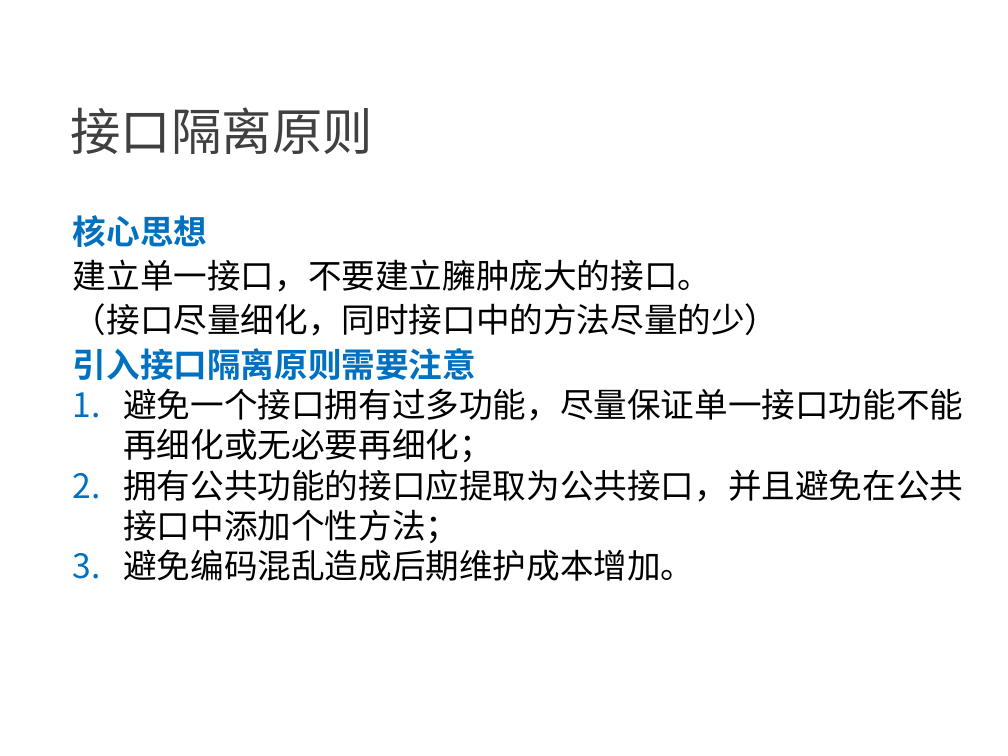
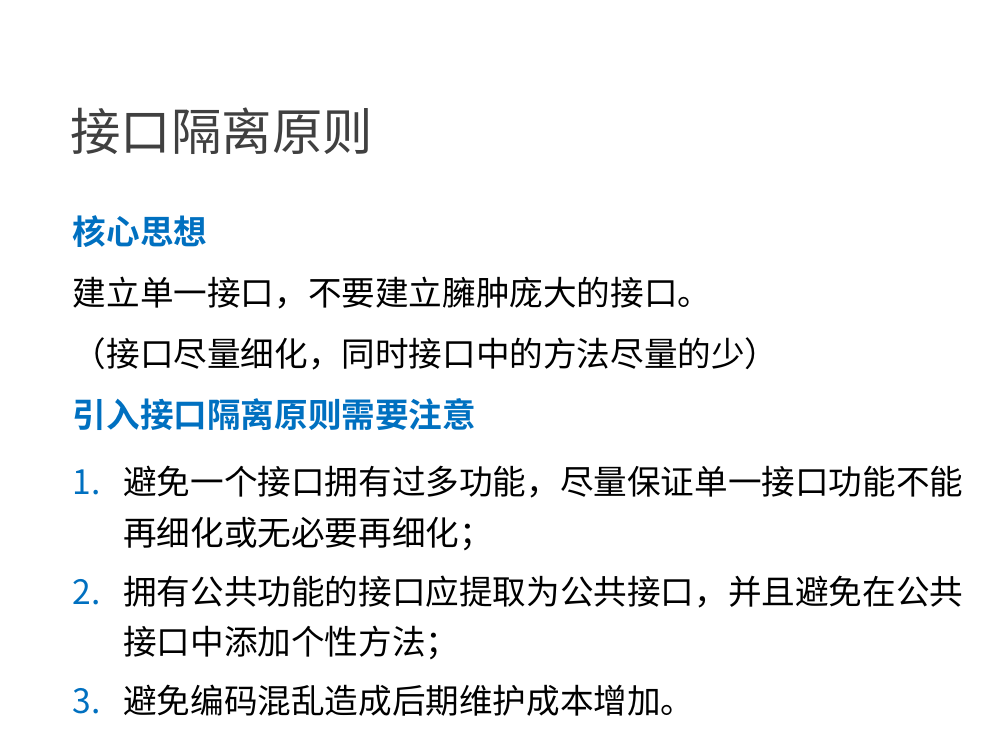
Before and after one commit to NewGr8Player/My-PPT, a slide deck: slide 26 of Design pattern/23种设计模式详解.pptx. Drawn at 1008x756 pixels with LibreOffice and Linux fonts; fonts in the diff are those of the drawing. Boxes give left, top, right and bottom in pixels: in the first picture for what was removed or moved away, otherwise in the second. Text is boxed around its words. In the diff, an @@ line names an element or a change of style, - is before the commit and + after.

```diff
--- a/Design pattern/23种设计模式详解.pptx
+++ b/Design pattern/23种设计模式详解.pptx
@@ text "核心思想" at (73,215,963,716): more space between paragraphs; line spacing 1 to 1.25 @@
```
Also in this commit, not shown: 27 other slides changed.
